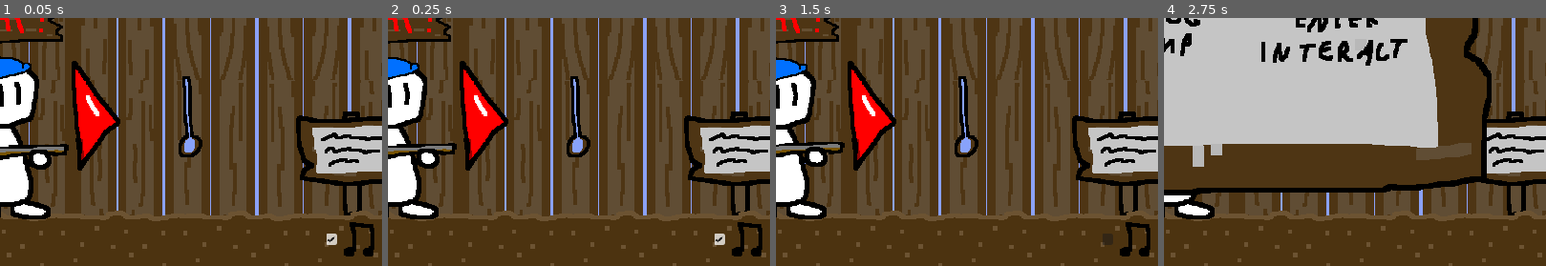
Above: before the commit, frames 1-4 (left to right).
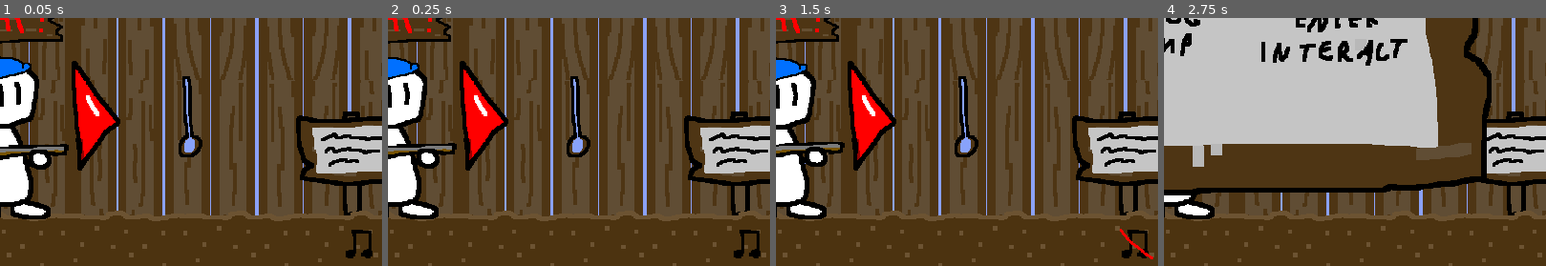
Above: after the commit, the same moments.

Repository: theMathR/Bulletslit-Defender
Game: Godot game, scene res://levels/main.tscn
Two runs of this game, one before a commit and one after it. Both use one fixed random seed, a clock stepped at 60 frames per second and the inputs below.
Inputs (mouse positions are % of the whole screen's width and height, from its top left; square brackets give the same spot before the commit, where the layout moved):
- Up to frame 1 (0.05 s): no input
- Up to frame 2 (0.25 s): no input
- Up to frame 3 (1.5 s): click (97, 96) [96, 95] at 0.5 s; click (50, 50) at 1.25 s
- Up to frame 4 (2.75 s): tap Enter (interact) at 2, 2.1 s; move the mouse to (72, 45) at 2.02 s; hold D (right) from 2.03 s (still down); click (72, 45) at 2.17 s; tap Up (jump) at 2.27 s
The pictures show only the part of the screen within x 50-100%, y 50-100%; the shares and areas given below are measured in that part.

The runs differ from the first frame. In frame 1, 0.5% of the frame differs, in the area x 85-98%, y 82-97%; in frame 2, 0.5%; in frame 3, 0.6%, in the area x 85-99%, y 82-98%; in frame 4, nothing differs.

Commit message:
Add better music checkbox

Diff:
--- a/music.gd
+++ b/music.gd
@@ -4,6 +4,7 @@
 var enabled = true
 
 func _ready():
+	if Status.loop == -1: enabled = false
 	if Status.level > 0:
 		stream = load("res://sound/winds.mp3")
 	else:
@@ -28,7 +29,7 @@
 	playing = enabled
 
 func set_enabled(b):
-	enabled = b
+	enabled = b and Status.loop != -1
 	if not b:
 		stop()
 	else:
--- a/player.tscn
+++ b/player.tscn
@@ -38,7 +38,9 @@
 [ext_resource type="Texture2D" uid="uid://8ops4fyhlbxc" path="res://assets/retry.png" id="35_j5efh"]
 [ext_resource type="Texture2D" uid="uid://cw611s4fxwgvf" path="res://assets/music.png" id="36_0pc2n"]
 [ext_resource type="Texture2D" uid="uid://bkjt3gk8ceuda" path="res://assets/retry_pressed.png" id="36_jqpv3"]
+[ext_resource type="Theme" uid="uid://b4ttc2kc71c7e" path="res://ui_glitched.tres" id="36_vugn4"]
 [ext_resource type="Texture2D" uid="uid://snoi20p02kbd" path="res://assets/ui3.png" id="37_0chsu"]
+[ext_resource type="Texture2D" uid="uid://dr1ybdl8dsxcq" path="res://assets/music_unchecked.png" id="37_3tx0s"]
 [ext_resource type="AudioStream" uid="uid://blieh4k7vi1fp" path="res://sound/switch.mp3" id="39_r7w4i"]
 [ext_resource type="Script" path="res://fakemusic.gd" id="40_2lm58"]
 
@@ -1451,18 +1453,21 @@
 offset_bottom = 174.0
 grow_horizontal = 2
 grow_vertical = 2
+theme = ExtResource("36_vugn4")
 alignment = 1
 
 [node name="Button" type="Button" parent="CanvasLayer/GameOver/HBoxContainer"]
 texture_filter = 1
 layout_mode = 2
 size_flags_horizontal = 3
+theme = ExtResource("36_vugn4")
 text = "Persist"
 
 [node name="Button3" type="Button" parent="CanvasLayer/GameOver/HBoxContainer"]
 texture_filter = 1
 layout_mode = 2
 size_flags_horizontal = 3
+theme = ExtResource("36_vugn4")
 text = "Reset"
 
 [node name="TitleScreen" type="Control" parent="CanvasLayer"]
@@ -1559,22 +1564,26 @@
 offset_bottom = 34.5
 grow_horizontal = 2
 grow_vertical = 2
+theme = ExtResource("36_vugn4")
 alignment = 1
 
 [node name="Button" type="Button" parent="CanvasLayer/TitleScreen/HBoxContainer"]
 texture_filter = 1
 layout_mode = 2
 size_flags_horizontal = 3
+theme = ExtResource("36_vugn4")
 text = "Proceed"
 
 [node name="Button3" type="Button" parent="CanvasLayer/TitleScreen/HBoxContainer"]
 texture_filter = 1
 layout_mode = 2
 size_flags_horizontal = 3
+theme = ExtResource("36_vugn4")
 text = "Reset"
 
 [node name="CheckBox" type="CheckBox" parent="CanvasLayer/TitleScreen/HBoxContainer"]
 layout_mode = 2
+theme = ExtResource("36_vugn4")
 button_pressed = true
 text = "Music"
 
@@ -1586,12 +1595,14 @@
 anchor_top = 1.0
 anchor_right = 1.0
 anchor_bottom = 1.0
-offset_left = -74.0
-offset_top = -69.0
+offset_left = -58.0
+offset_top = -58.0
 grow_horizontal = 0
 grow_vertical = 0
+focus_mode = 0
+theme_override_icons/checked = ExtResource("36_0pc2n")
+theme_override_icons/unchecked = ExtResource("37_3tx0s")
 button_pressed = true
-icon = ExtResource("36_0pc2n")
 
 [node name="Counters" type="TextureRect" parent="CanvasLayer/TitleScreen"]
 texture_filter = 1
--- a/status.gd
+++ b/status.gd
@@ -19,7 +19,7 @@
 const HATS_MAX = 7
 
 func _ready():
-	#debug_reset()
+	debug_reset()
 	get_viewport().physics_object_picking_sort = true
 	get_viewport().physics_object_picking_first_only = true
 	load_save()
--- /dev/null
+++ b/ui_glitched.tres
@@ -0,0 +1,3 @@
+[gd_resource type="Theme" format=3 uid="uid://b4ttc2kc71c7e"]
+
+[resource]
Binary file changed: assets/music.png
Binary file added: assets/music_unchecked.png
Not shown, added: assets/music_unchecked.png.import
Binary file added: banner.png
Not shown, changed: export_presets.cfg
Not shown: 1 places in player.tscn that only renumber resources
Not shown, changed: README.md
